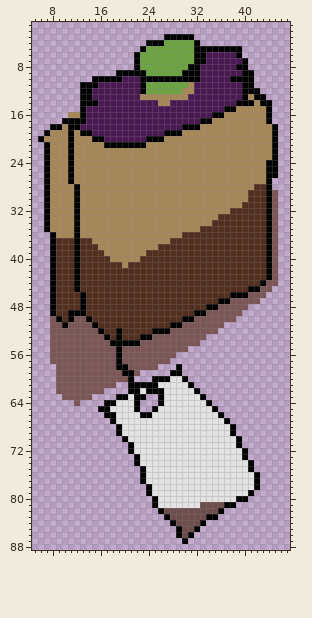
Two versions of one sprite sheet, ice-cream-roguelite/assets/truck/canteenpouchfull.png. The picture above is the old version.
The file is 62x92 pixels. Shown: x 5..47, y 1..88.
The same view after the edit:
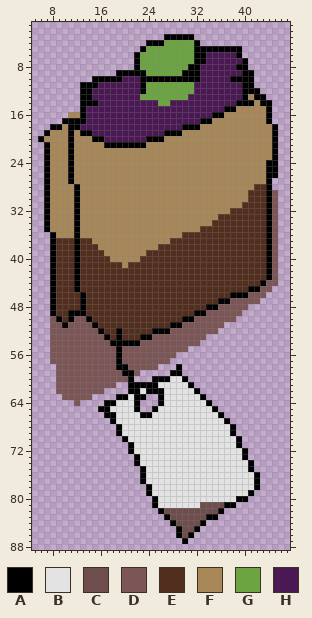
Palette (. is transparent): A #000000  B #e3e3e3  C #6e4d4d  D #7c5656  E #522e1e  F #a88859  G #6ca442  H #4a1853
What changed:
Colour F gives way to colour G in row 11 at x 31; in row 12 at x 30 to 31; in row 13 at x 23 to 30; in row 14 at x 26 to 27.
Where, in picture pixels (left, top, right, bottom), the same in both pictures:
changed: (140, 82, 194, 106)
